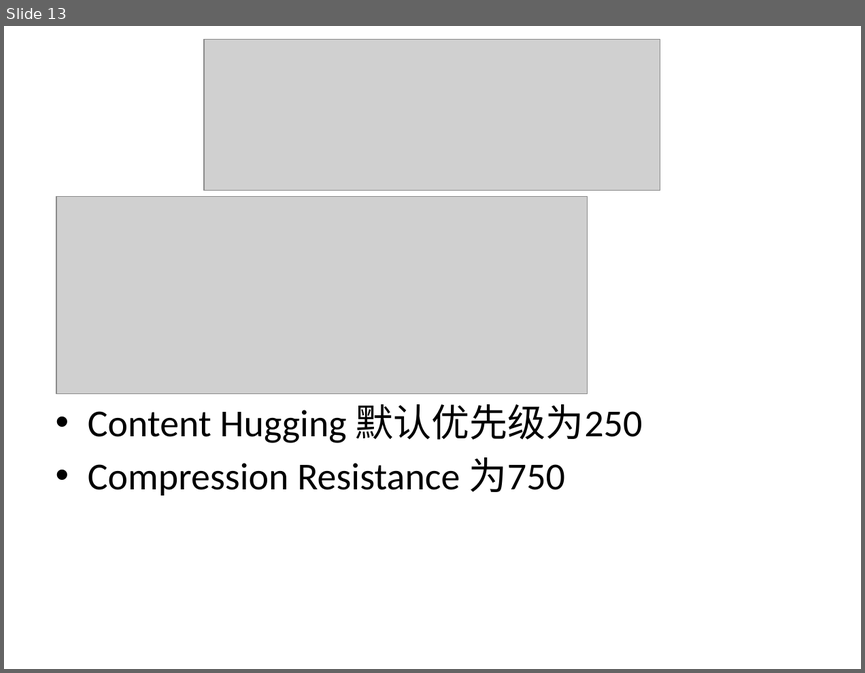
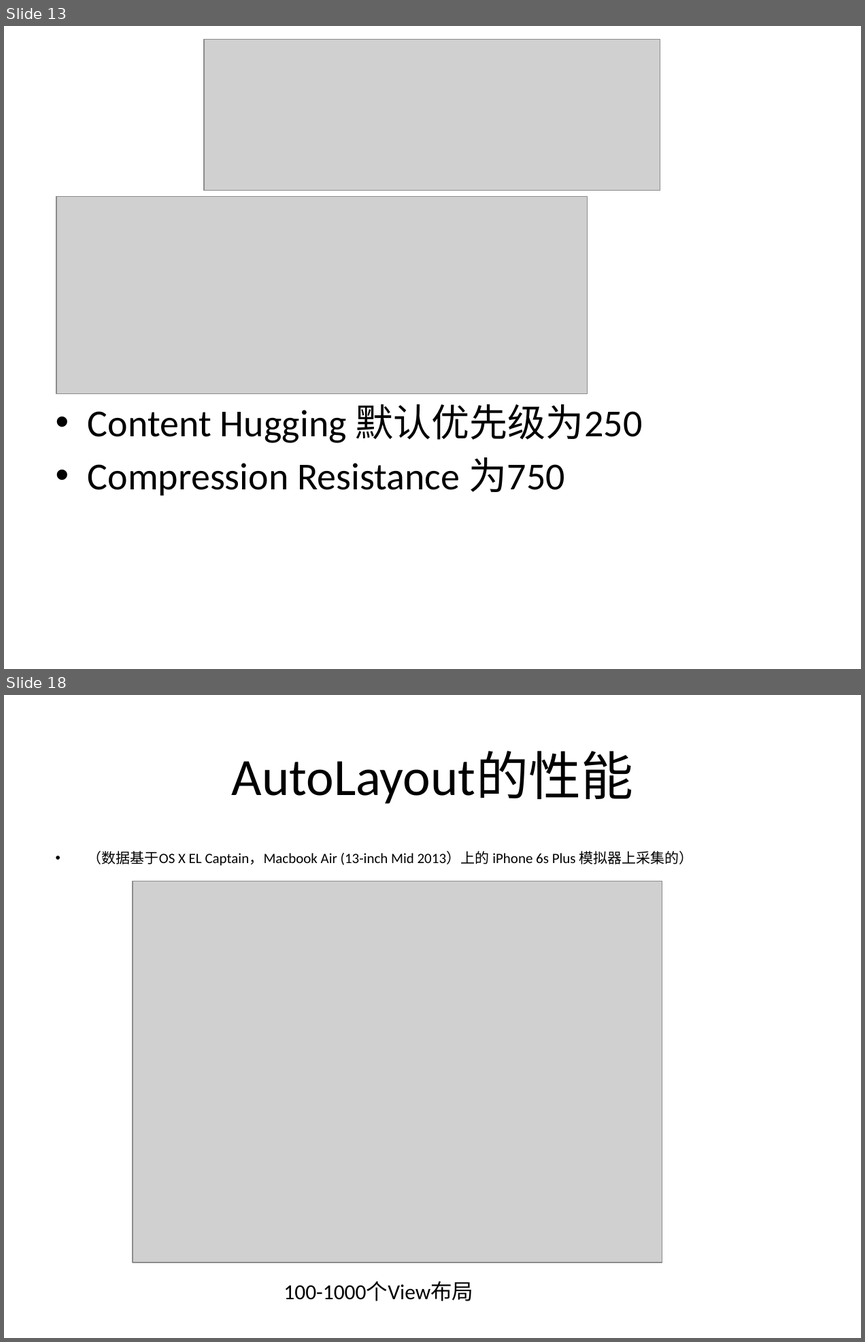
Before and after one commit to diaglamp/AutoLayoutDemo, a slide deck: AutoLayout.pptx. Shown one above the other, each under a label of ours: slide 13 before the commit, slides 13 and 18 after it; the slides between them are not shown. The pictures are 865x673 and 865x1342 pixels, drawn with LibreOffice and Linux fonts; fonts in the diff are those of the drawing; grey boxes stand for pictures. Boxes give left, top, right and bottom in pixels: in the first picture for what was removed or moved away, otherwise in the second. Text is boxed around its words. In the diff, an @@ line names an element or a change of style, - is before the commit and + after.

```diff
--- a/AutoLayout.pptx
+++ b/AutoLayout.pptx
@@ slide 18 added at (4,695,861,1338), background #FFFFFF @@
@@ title added at (232,751,634,804), 44 pt, text #000000 @@
+AutoLayout的性能
@@ text added at (88,851,694,866), 12 pt, text #000000 @@
+• （数据基于OS X EL Captain，Macbook Air (13-inch Mid 2013）上的 iPhone 6s Plus 模拟器上采集的）
@@ picture added at (133,881,662,1262) @@
@@ text added at (283,1281,473,1301), 18 pt, text #000000 @@
+100-1000个View布局
```
Also in this commit, not shown: 8 other slides added.
